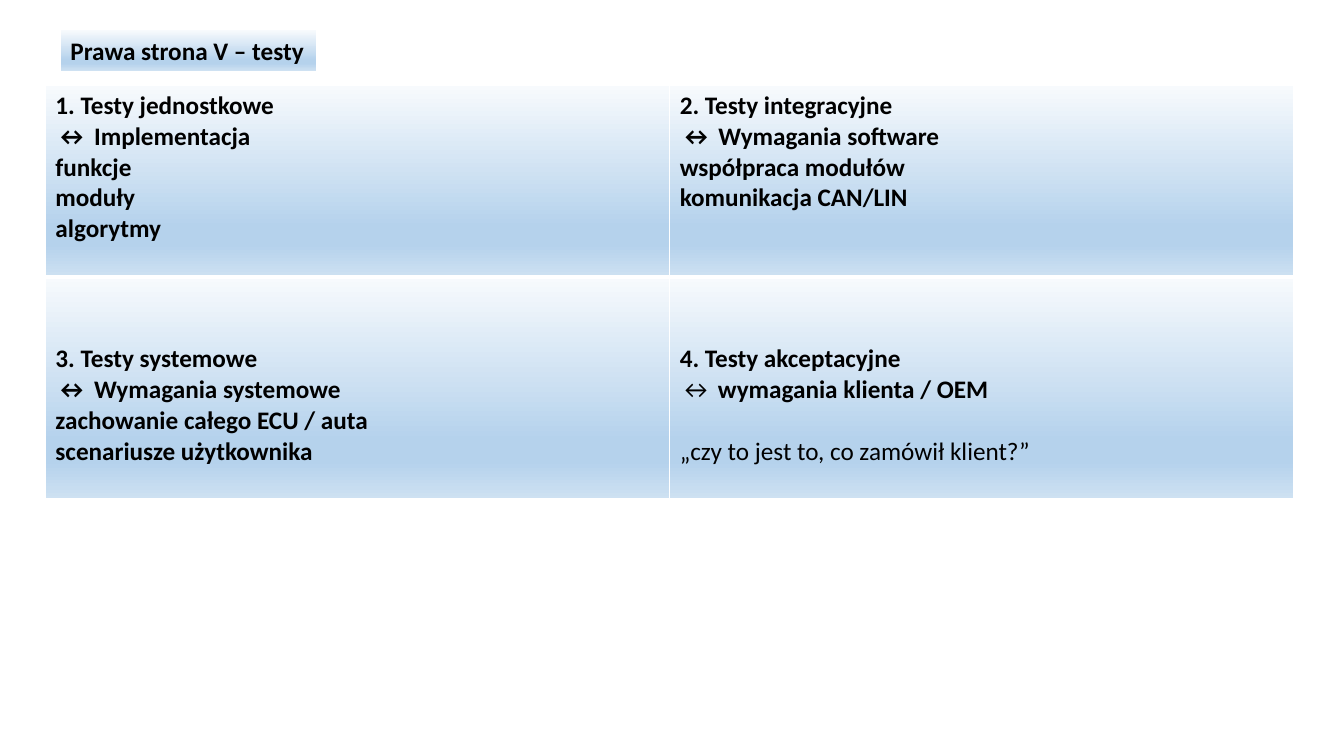
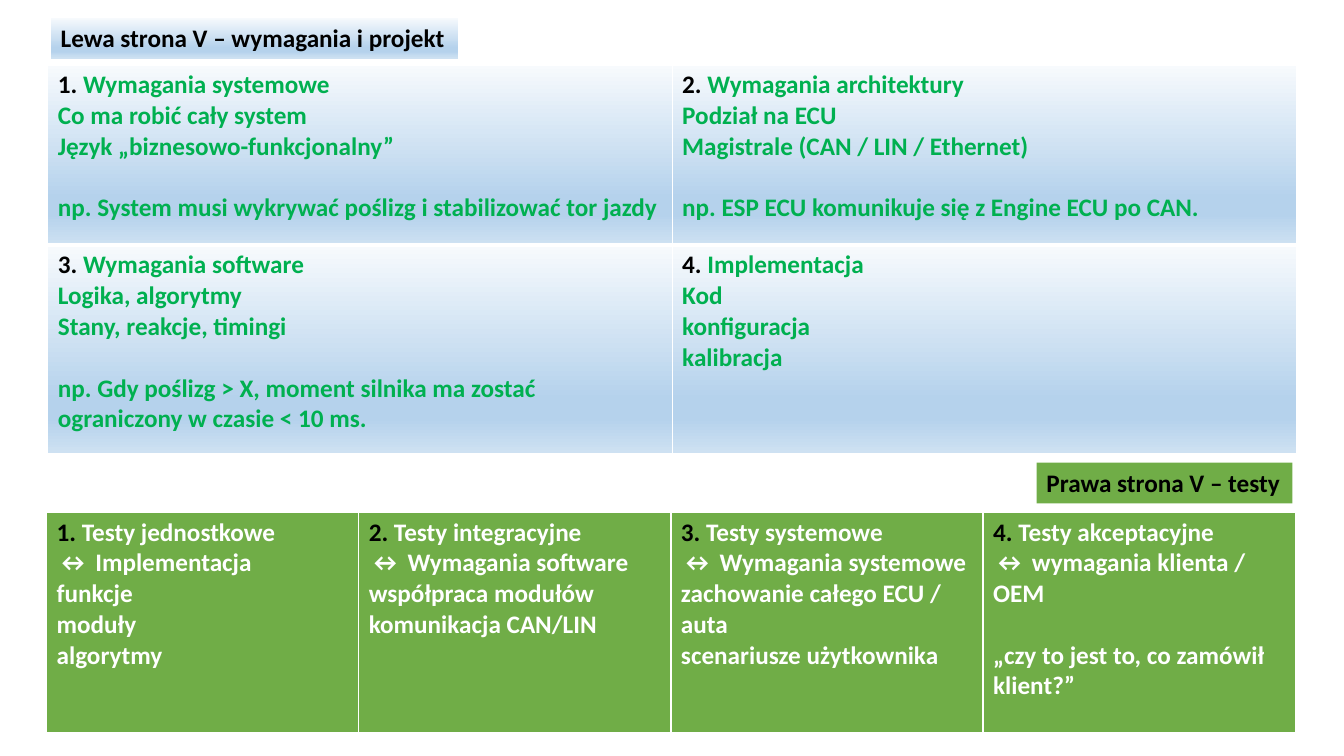
Before and after one commit to engineerwka-creator/Documents, a slide deck: slide 2 of R&D_Automotive/AUTOMOTIVE.pptx (slide 3 before the commit). Drawn at 1344x756 pixels with LibreOffice and Linux fonts; fonts in the diff are those of the drawing. Boxes give left, top, right and bottom in pixels: in the first picture for what was removed or moved away, otherwise in the second. Text is boxed around its words. In the diff, an @@ line names an element or a change of style, - is before the commit and + after.

```diff
--- a/R&D_Automotive/AUTOMOTIVE.pptx
+++ b/R&D_Automotive/AUTOMOTIVE.pptx
@@ rectangle added at (x1=50, y1=18, x2=459, y2=58), fill gradient #F7FAFD to #B5D2EC to #CEE1F2, 18 pt, text #000000, bold @@
+Lewa strona V – wymagania i projekt
@@ table added at (x1=47, y1=65, x2=1296, y2=453), 2 rows, 2 columns @@
+1. Wymagania systemowe / Co ma robić cały system / Język „biznesowo-funkcjonalny” / np. System musi wykrywać poślizg i stabilizować tor jazdy | 2. Wymagania architektury / Podział na ECU / Magistrale (CAN / LIN / Ethernet) / np. ESP ECU komunikuje się z Engine ECU po CAN.
+3. Wymagania software / Logika, algorytmy / Stany, reakcje, timingi / np. Gdy poślizg > X, moment silnika ma zostać ograniczony w czasie < 10 ms. | 4. Implementacja / Kod / konfiguracja / kalibracja
@@ rectangle "Prawa strona V – testy" moved from (x1=60, y1=30, x2=317, y2=71) to (x1=1036, y1=463, x2=1293, y2=503) @@
@@ rectangle "Prawa strona V – testy" at (x1=1036, y1=463, x2=1293, y2=503): fill gradient #F7FAFD to #B5D2EC to #CEE1F2 to #70AD47 @@
@@ table at (x1=46, y1=512, x2=1297, y2=734) @@
-1. Testy jednostkowe / ↔ Implementacja / funkcje / moduły / algorytmy | 2. Testy integracyjne / ↔ Wymagania software / współpraca modułów / komunikacja CAN/LIN
-3. Testy systemowe / ↔ Wymagania systemowe / zachowanie całego ECU / auta / scenariusze użytkownika | 4. Testy akceptacyjne / ↔ wymagania klienta / OEM / „czy to jest to, co zamówił klient?”
+1. Testy jednostkowe / ↔ Implementacja / funkcje / moduły / algorytmy | 2. Testy integracyjne / ↔ Wymagania software / współpraca modułów / komunikacja CAN/LIN | 3. Testy systemowe / ↔ Wymagania systemowe / zachowanie całego ECU / auta / scenariusze użytkownika | 4. Testy akceptacyjne / ↔ wymagania klienta / OEM / „czy to jest to, co zamówił klient?”
@@ table resized from (x1=45, y1=86, x2=1294, y2=499) to (x1=46, y1=512, x2=1297, y2=734) @@
```
Also in this commit, not shown: 11 other slides changed, 6 slides added, 2 slides removed, 1 other file.
